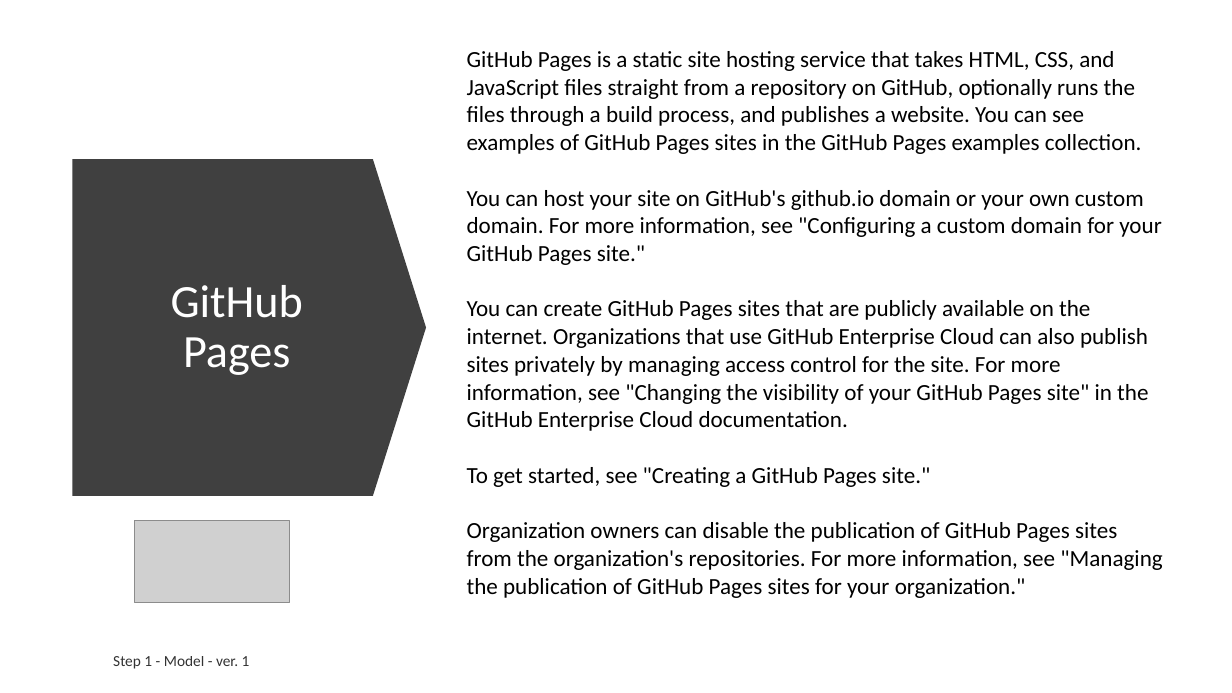
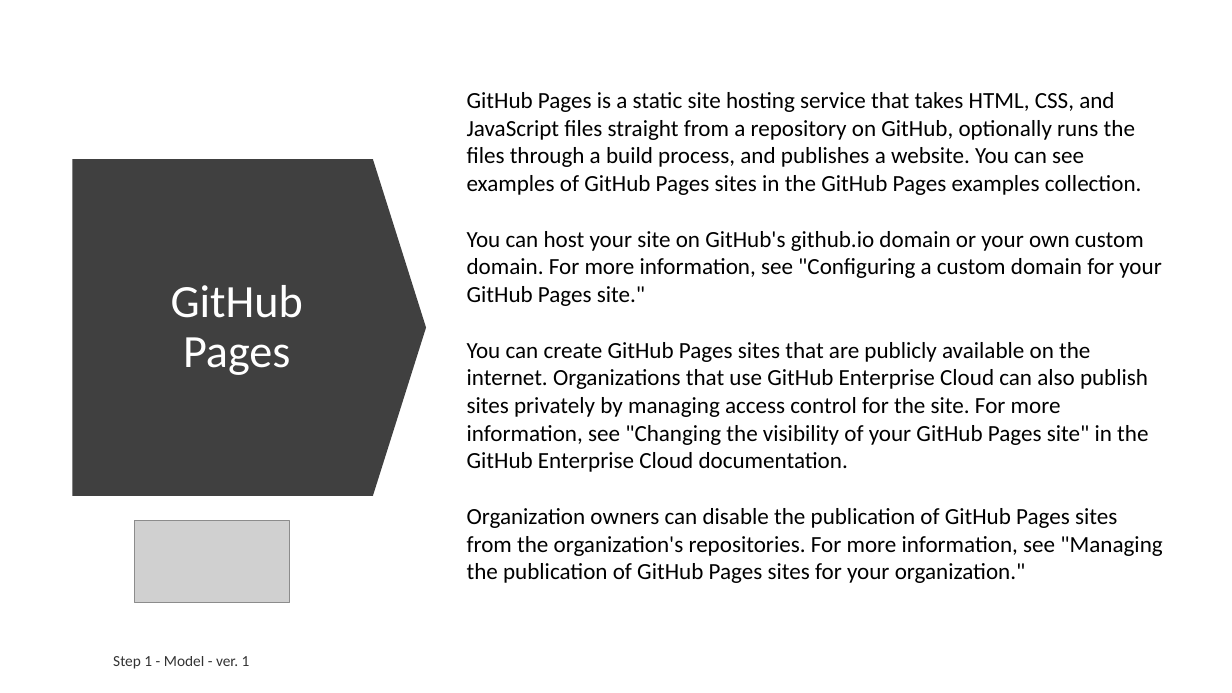
Before and after one commit to ext4dmin/DevOps-Mentorship, a slide deck: slide 11 of Step03-Deployment_Automatization_speach.pptx. Drawn at 1232x693 pixels with LibreOffice and Linux fonts; fonts in the diff are those of the drawing; grey boxes stand for pictures. Boxes give left, top, right and bottom in pixels: in the first picture for what was removed or moved away, otherwise in the second. Text is boxed around its words. In the diff, an @@ line names an element or a change of style, - is before the commit and + after.

```diff
--- a/Step03-Deployment_Automatization_speach.pptx
+++ b/Step03-Deployment_Automatization_speach.pptx
@@ text "GitHub Pages is a static ...": place and size @@
-text "GitHub Pages is a static ..." at (467, 51, 1162, 598)
+text "GitHub Pages is a static ..." at (467, 92, 1162, 583)
@@ text at (467, 467, 930, 487): paragraph removed @@
-To get started, see "Creating a GitHub Pages site."
```
Also in this commit, not shown: 2 other slides changed, 4 other files.
